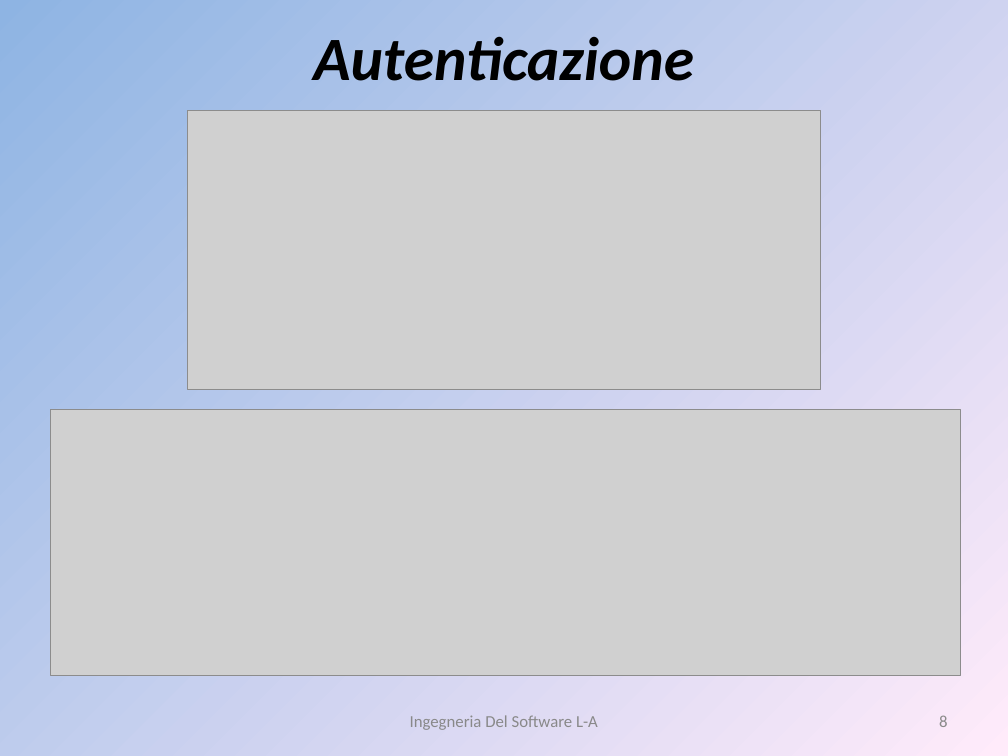
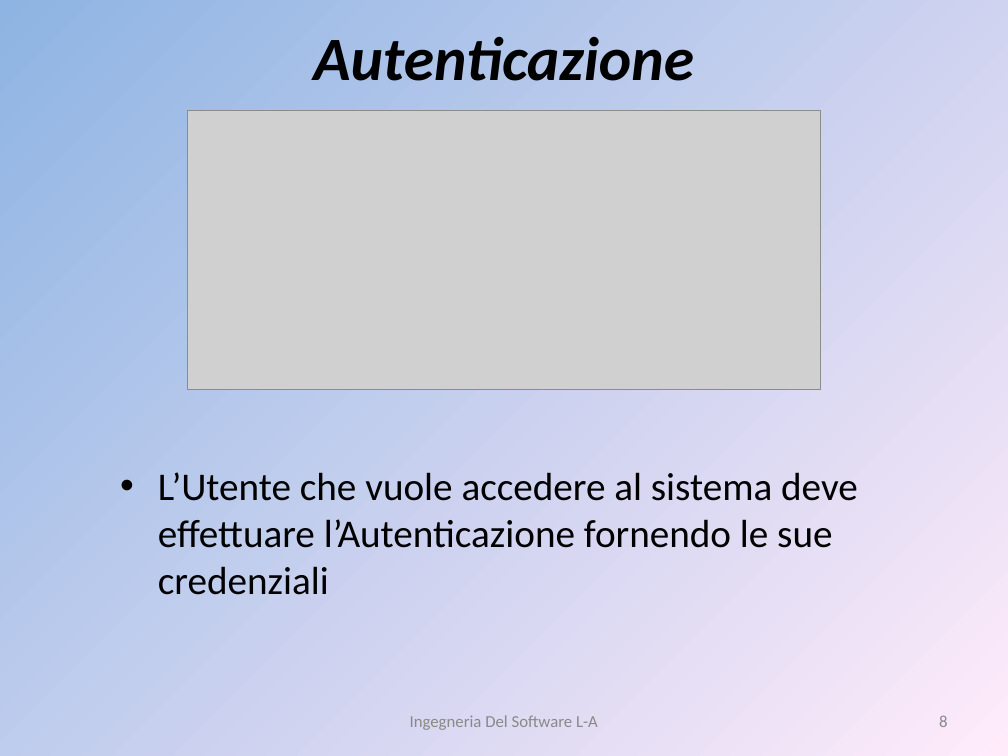
Before and after one commit to liannario/ingsoftbo, a slide deck: slide 8 of ViaggiateSicuri.ppt. Drawn at 1008x756 pixels with LibreOffice and Linux fonts; fonts in the diff are those of the drawing; grey boxes stand for pictures. Boxes give left, top, right and bottom in pixels: in the first picture for what was removed or moved away, otherwise in the second. Text is boxed around its words. In the diff, an @@ line names an element or a change of style, - is before the commit and + after.

```diff
--- a/ViaggiateSicuri.ppt
+++ b/ViaggiateSicuri.ppt
@@ picture removed at <box>50,409,961,675</box> @@
@@ text added at <box>158,472,858,595</box>, 28 pt, text #000000 @@
+• L’Utente che vuole accedere al sistema deve effettuare l’Autenticazione fornendo le sue credenziali
```
Also in this commit, not shown: 3 other slides changed.
